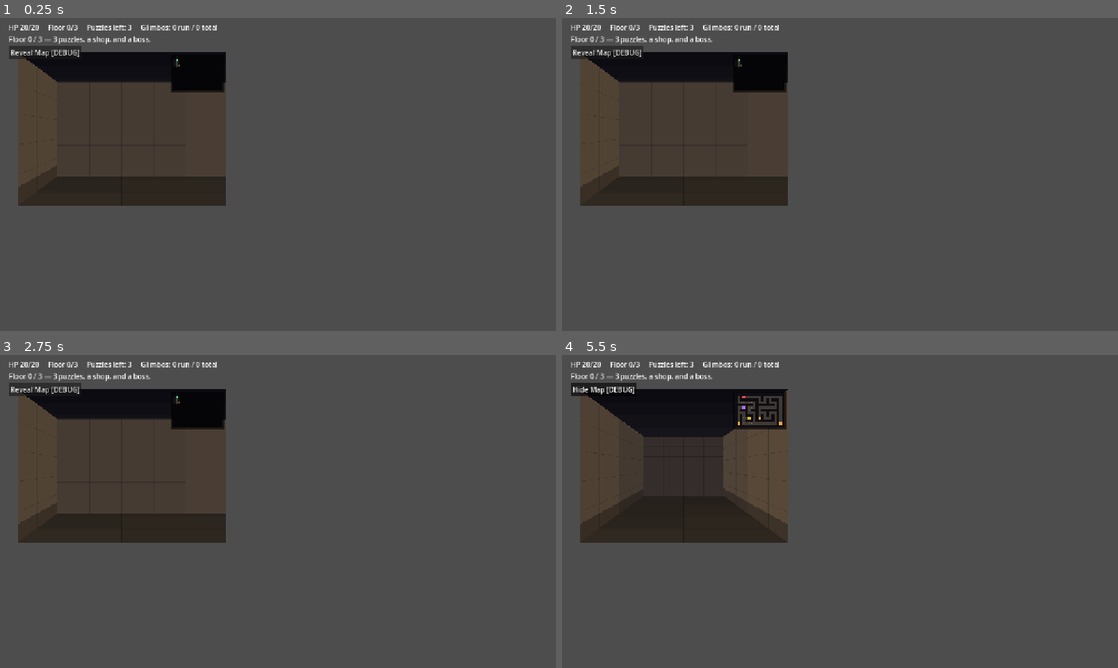
Above: before the commit, frames 1-4 (two rows, left to right).
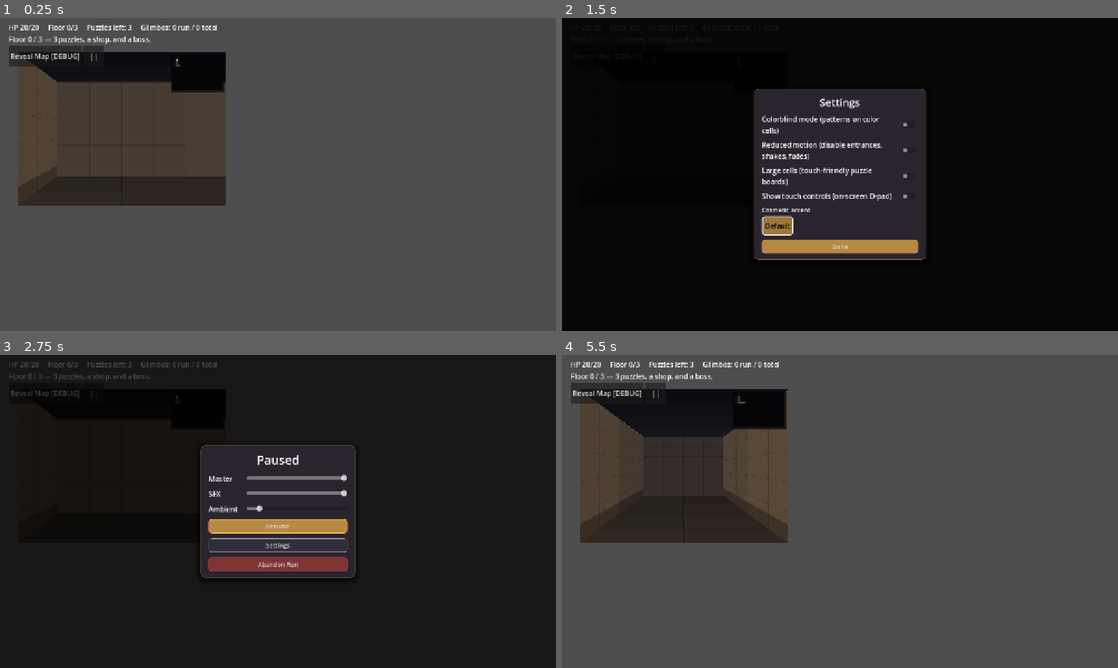
Above: after the commit, the same moments.

Repository: NickSanft/puzzle-dungeon-crawler
Game: Godot game, scene res://scenes/dungeon/run_scene.tscn
The game is run twice, just before and just after one commit, with the same random seed, the same clock (stepped at 60 frames per second) and the same inputs. This scene is started directly instead of the project's main scene.
Inputs (mouse positions are in pixels of both pictures, inside the frame that each line leads up to):
- Up to frame 1 (0.25 s): no input
- Up to frame 2 (1.5 s): click (656, 55) at 0.5 s, where only the run after the commit has a clickable "||"; click (840, 208) at 1.25 s, where only the run after the commit has a clickable "Settings"
- Up to frame 3 (2.75 s): click (278, 583) at 2 s, where only the run after the commit has a clickable "Done"
- Up to frame 4 (5.5 s): click "Reveal Map [DEBUG]" at 2.75 s; click "Hide Map [DEBUG]" (after the commit: "Reveal Map [DEBUG]") at 3.5 s; click (840, 527) at 4.25 s, where only the run after the commit has a clickable "Resume"; tap Enter at 5 s; move the mouse to (962, 495) at 5.02 s; hold D from 5.03 s (still down); tap H at 5.1 s; click (962, 495) at 5.17 s; tap Q at 5.3 s

The runs differ from the first frame. In frame 1, 0.4% of the frame differs, in the area x 1-19%, y 8-16%; in frame 2, 96%; in frame 3, 96%, in the area x 0-100%, y 0-100%; in frame 4, 0.9%.
Error after the commit: Parse Error: Identifier "mark_btn" not declared in the current scope. (res://scenes/puzzles/nonogram_board.gd:201)

Commit message:
feat(mobile): touch D-pad, pause button, 44px touch targets, fill/mark toggle

Diff:
--- a/scenes/dungeon/dungeon.gd
+++ b/scenes/dungeon/dungeon.gd
@@ -192,7 +192,12 @@
 		return
 	if not (event is InputEventKey and event.pressed and not event.echo):
 		return
-	match event.keycode:
+	handle_keycode(event.keycode)
+
+func handle_keycode(keycode: int) -> void:
+	if not _active or _is_animating or _tiles.is_empty():
+		return
+	match keycode:
 		KEY_W, KEY_UP:
 			_try_step(1, 0, "forward")
 		KEY_S, KEY_DOWN:
--- a/scenes/dungeon/run_scene.gd
+++ b/scenes/dungeon/run_scene.gd
@@ -7,6 +7,7 @@
 const ShopScene := preload("res://scenes/ui/shop.tscn")
 const PuzzleChoiceScene := preload("res://scenes/ui/puzzle_choice.tscn")
 const PauseMenuScene := preload("res://scenes/ui/pause_menu.tscn")
+const TouchControlsScene := preload("res://scenes/ui/touch_controls.tscn")
 
 const FLOOR_NAMES := ["The Margin", "The Library", "The Ink Well"]
 const FLOOR_QUOTES := [
@@ -22,6 +23,7 @@
 @onready var _hud: Label = $HUD/HPGlimbos
 @onready var _message: Label = $HUD/Message
 @onready var _reveal_btn: Button = $HUD/DebugRow/RevealMap
+@onready var _pause_btn: Button = $HUD/DebugRow/PauseBtn
 @onready var _dungeon_layer: Node2D = $DungeonLayer
 @onready var _overlay: Control = $Overlay
 @onready var _backdrop: ColorRect = $Overlay/Backdrop
@@ -36,6 +38,7 @@
 var _resuming: bool = false
 var _paused: bool = false
 var _pause_menu: Control
+var _touch_controls: TouchControls
 
 func _ready() -> void:
 	_dungeon = DungeonScene.instantiate()
@@ -48,6 +51,11 @@
 	GameState.hp_changed.connect(func(_c, _m): _update_hud())
 	GameState.glimbos_earned.connect(func(_a, _b): _update_hud())
 	_reveal_btn.toggled.connect(_on_reveal_toggled)
+	_pause_btn.pressed.connect(_open_pause)
+	# Touch controls + pause button.
+	_touch_controls = TouchControlsScene.instantiate()
+	_touch_controls.key_pressed.connect(_on_touch_key)
+	add_child(_touch_controls)
 	if _resuming and SaveSystem.has_saved_run():
 		_restore_from_save()
 	else:
@@ -81,6 +89,11 @@
 	_clear_overlay()
 	_set_backdrop(false)
 	_message.text = "Continuing your run on floor %d." % GameState.current_floor
+
+func _on_touch_key(keycode: int) -> void:
+	if _paused or _dungeon == null:
+		return
+	_dungeon.handle_keycode(keycode)
 
 func _on_reveal_toggled(on: bool) -> void:
 	_dungeon.set_debug_reveal_all(on)
--- a/scenes/dungeon/run_scene.tscn
+++ b/scenes/dungeon/run_scene.tscn
@@ -50,3 +50,8 @@
 layout_mode = 2
 text = "Reveal Map [DEBUG]"
 toggle_mode = true
+
+[node name="PauseBtn" type="Button" parent="HUD/DebugRow"]
+layout_mode = 2
+custom_minimum_size = Vector2(48, 48)
+text = "||"
--- a/scenes/puzzles/nonogram_board.gd
+++ b/scenes/puzzles/nonogram_board.gd
@@ -8,8 +8,8 @@
 const CELL_FILLED := 1
 const CELL_MARKED := -1
 
-const NONO_CELL_NORMAL := 36
-const NONO_CELL_LARGE := 52
+const NONO_CELL_NORMAL := 44
+const NONO_CELL_LARGE := 56
 const CELL_GAP := 2
 
 static func _cell_size() -> int:
@@ -32,6 +32,7 @@
 var _status: Label
 var _submit_btn: Button
 var _selected_color: int = 1
+var _touch_mark_mode: bool = false  # when true, left-click marks instead of fills
 var _timer_label: Label
 var _timer_remaining: float = 0.0
 var _timer_active: bool = false
@@ -185,11 +186,35 @@
 			swatch.pressed.connect(_on_select_color.bind(ci))
 			palette_box.add_child(swatch)
 
+	# Fill / Mark toggle for touch devices (no right-click on mobile).
+	var mode_row := HBoxContainer.new()
+	mode_row.add_theme_constant_override("separation", 8)
+	mode_row.alignment = BoxContainer.ALIGNMENT_CENTER
+	root.add_child(mode_row)
+	var fill_btn := Button.new()
+	fill_btn.text = "Fill"
+	fill_btn.toggle_mode = true
+	fill_btn.button_pressed = not _touch_mark_mode
+	fill_btn.custom_minimum_size = Vector2(80, 44)
+	PuzzleStyle.apply_button_style(fill_btn,
+		PuzzleStyle.button_style(PuzzleStyle.NONO_CELL_FILLED.darkened(0.3), 0.15, PuzzleStyle.NONO_CELL_FILLED))
+	fill_btn.pressed.connect(func(): _touch_mark_mode = false; _refresh_mode_buttons(fill_btn, mark_btn))
+	mode_row.add_child(fill_btn)
+	var mark_btn := Button.new()
+	mark_btn.text = "Mark X"
+	mark_btn.toggle_mode = true
+	mark_btn.button_pressed = _touch_mark_mode
+	mark_btn.custom_minimum_size = Vector2(80, 44)
+	PuzzleStyle.apply_button_style(mark_btn,
+		PuzzleStyle.button_style(PuzzleStyle.NONO_CELL_MARKED.darkened(0.2), 0.15, PuzzleStyle.NONO_CELL_MARKED))
+	mark_btn.pressed.connect(func(): _touch_mark_mode = true; _refresh_mode_buttons(fill_btn, mark_btn))
+	mode_row.add_child(mark_btn)
+
 	var bottom := HBoxContainer.new()
 	bottom.add_theme_constant_override("separation", 8)
 	root.add_child(bottom)
 	_status = Label.new()
-	_status.text = "Left click = fill, right click = mark"
+	_status.text = "Tap to fill, or toggle Mark X for marking."
 	_status.add_theme_font_size_override("font_size", PuzzleStyle.FONT_BUTTON)
 	_status.size_flags_horizontal = Control.SIZE_EXPAND_FILL
 	bottom.add_child(_status)
@@ -245,11 +270,18 @@
 		lbl.add_theme_color_override("font_color", PuzzleStyle.NONO_CLUE_FG)
 	return lbl
 
+func _refresh_mode_buttons(fill_btn: Button, mark_btn: Button) -> void:
+	fill_btn.button_pressed = not _touch_mark_mode
+	mark_btn.button_pressed = _touch_mark_mode
+
 func _on_cell_input(event: InputEvent, x: int, y: int) -> void:
 	if event is InputEventMouseButton and event.pressed:
 		if event.button_index == MOUSE_BUTTON_LEFT:
-			var target: int = _selected_color if puzzle.is_color else CELL_FILLED
-			_cycle(x, y, target)
+			if _touch_mark_mode:
+				_cycle(x, y, CELL_MARKED)
+			else:
+				var target: int = _selected_color if puzzle.is_color else CELL_FILLED
+				_cycle(x, y, target)
 		elif event.button_index == MOUSE_BUTTON_RIGHT:
 			_cycle(x, y, CELL_MARKED)
 
--- a/scenes/puzzles/sudoku_board.gd
+++ b/scenes/puzzles/sudoku_board.gd
@@ -4,8 +4,8 @@
 signal solved(wrong_cells: int)
 signal failed(wrong_cells: int)
 
-const SUDO_CELL_NORMAL := 40
-const SUDO_CELL_LARGE := 56
+const SUDO_CELL_NORMAL := 44
+const SUDO_CELL_LARGE := 58
 
 static func _cell_size() -> int:
 	return SUDO_CELL_LARGE if bool(SaveSystem.setting("large_cells", false)) else SUDO_CELL_NORMAL
--- a/scenes/puzzles/wordle_board.gd
+++ b/scenes/puzzles/wordle_board.gd
@@ -6,8 +6,8 @@
 
 const CELL_SIZE := 48
 const CELL_GAP := 4
-const KEY_W := 36
-const KEY_H := 40
+const KEY_W := 44
+const KEY_H := 48
 
 const COLOR_GREEN := Color(0.42, 0.68, 0.44)
 const COLOR_YELLOW := Color(0.78, 0.72, 0.34)
--- a/scenes/ui/settings_menu.gd
+++ b/scenes/ui/settings_menu.gd
@@ -34,6 +34,7 @@
 	_add_toggle(v, "Colorblind mode (patterns on color cells)", "colorblind")
 	_add_toggle(v, "Reduced motion (disable entrances, shakes, fades)", "reduced_motion")
 	_add_toggle(v, "Large cells (touch-friendly puzzle boards)", "large_cells")
+	_add_toggle(v, "Show touch controls (on-screen D-pad)", "touch_controls")
 
 	v.add_child(_make_palette_picker())
 
--- /dev/null
+++ b/scenes/ui/touch_controls.gd
@@ -0,0 +1,89 @@
+class_name TouchControls
+extends Control
+
+# Emitted with the same key constants the dungeon expects.
+signal key_pressed(keycode: int)
+
+const BTN_SIZE := 64
+const BTN_GAP := 6
+
+var _visible_override: bool = false
+var _touch_detected: bool = false
+
+func _ready() -> void:
+	mouse_filter = Control.MOUSE_FILTER_IGNORE
+	_build_ui()
+	visible = _should_show()
+
+func _input(event: InputEvent) -> void:
+	if event is InputEventScreenTouch or event is InputEventScreenDrag:
+		if not _touch_detected:
+			_touch_detected = true
+			visible = _should_show()
+	elif event is InputEventKey:
+		if _touch_detected:
+			_touch_detected = false
+			visible = _should_show()
+
+func set_visible_override(on: bool) -> void:
+	_visible_override = on
+	visible = _should_show()
+
+func _should_show() -> bool:
+	return _visible_override or _touch_detected or bool(SaveSystem.setting("touch_controls", false))
+
+func _build_ui() -> void:
+	# Anchored to bottom-center of the screen.
+	var pad := VBoxContainer.new()
+	pad.anchor_left = 0.5
+	pad.anchor_top = 1.0
+	pad.anchor_right = 0.5
+	pad.anchor_bottom = 1.0
+	var total_w: float = 3 * BTN_SIZE + 2 * BTN_GAP
+	var total_h: float = 2 * BTN_SIZE + BTN_GAP + 12
+	pad.offset_left = -total_w * 0.5
+	pad.offset_top = -total_h - 16
+	pad.offset_right = total_w * 0.5
+	pad.offset_bottom = -16
+	pad.add_theme_constant_override("separation", BTN_GAP)
+	add_child(pad)
+
+	# Top row: Turn Left, Forward, Turn Right
+	var top := HBoxContainer.new()
+	top.add_theme_constant_override("separation", BTN_GAP)
+	top.alignment = BoxContainer.ALIGNMENT_CENTER
+	pad.add_child(top)
+	top.add_child(_make_btn("Q", KEY_Q))
+	top.add_child(_make_btn("W", KEY_W))
+	top.add_child(_make_btn("E", KEY_E))
+
+	# Bottom row: Strafe Left, Back, Strafe Right
+	var bot := HBoxContainer.new()
+	bot.add_theme_constant_override("separation", BTN_GAP)
+	bot.alignment = BoxContainer.ALIGNMENT_CENTER
+	pad.add_child(bot)
+	bot.add_child(_make_btn("A", KEY_A))
+	bot.add_child(_make_btn("S", KEY_S))
+	bot.add_child(_make_btn("D", KEY_D))
+
+func _make_btn(label: String, keycode: int) -> Button:
+	var b := Button.new()
+	b.text = label
+	b.custom_minimum_size = Vector2(BTN_SIZE, BTN_SIZE)
+	b.focus_mode = Control.FOCUS_NONE
+	b.add_theme_font_size_override("font_size", 20)
+	var sb := PuzzleStyle.cell_style(Color(0.2, 0.2, 0.25, 0.7), 8, 1, Color(1, 1, 1, 0.15))
+	sb.content_margin_left = 4
+	sb.content_margin_right = 4
+	sb.content_margin_top = 4
+	sb.content_margin_bottom = 4
+	b.add_theme_stylebox_override("normal", sb)
+	var hover := PuzzleStyle.cell_style(Color(0.3, 0.3, 0.38, 0.8), 8, 1, Color(1, 1, 1, 0.2))
+	hover.content_margin_left = 4
+	hover.content_margin_right = 4
+	hover.content_margin_top = 4
+	hover.content_margin_bottom = 4
+	b.add_theme_stylebox_override("hover", hover)
+	b.add_theme_stylebox_override("pressed", hover)
+	b.pressed.connect(func(): key_pressed.emit(keycode))
+	return b
--- /dev/null
+++ b/scenes/ui/touch_controls.tscn
@@ -0,0 +1,11 @@
+[gd_scene load_steps=2 format=3 uid="uid://n1t2o3u4c5h6c"]
+
+[ext_resource type="Script" path="res://scenes/ui/touch_controls.gd" id="1_tc"]
+
+[node name="TouchControls" type="Control"]
+layout_mode = 3
+anchors_preset = 15
+anchor_right = 1.0
+anchor_bottom = 1.0
+mouse_filter = 1
+script = ExtResource("1_tc")
